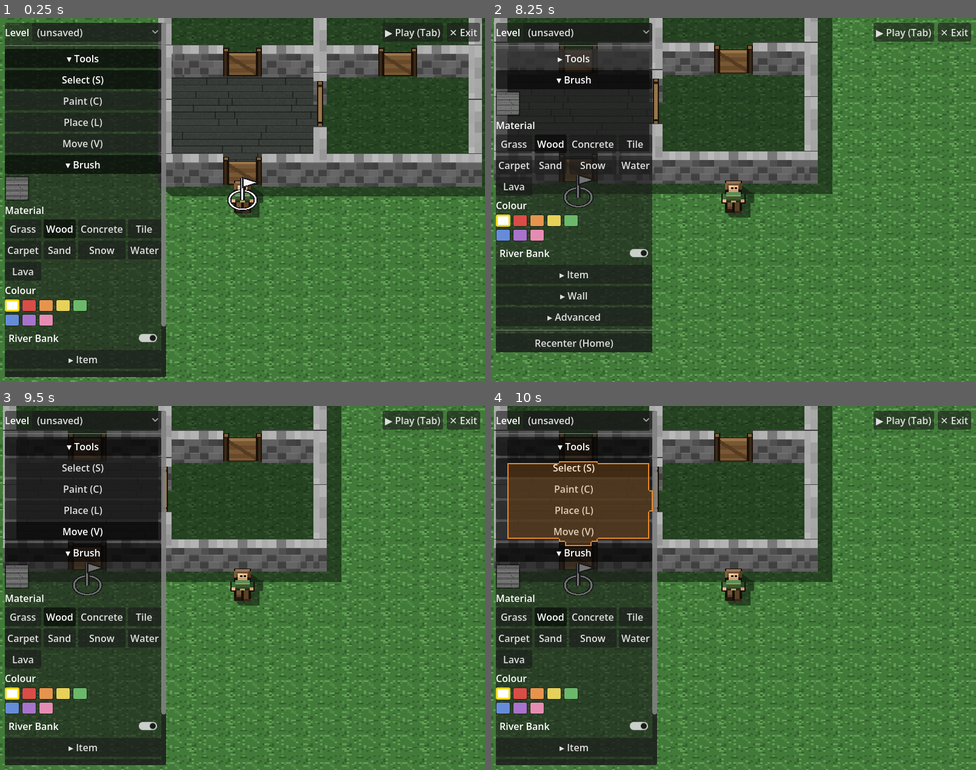
Above: before the commit, frames 1-4 (two rows, left to right).
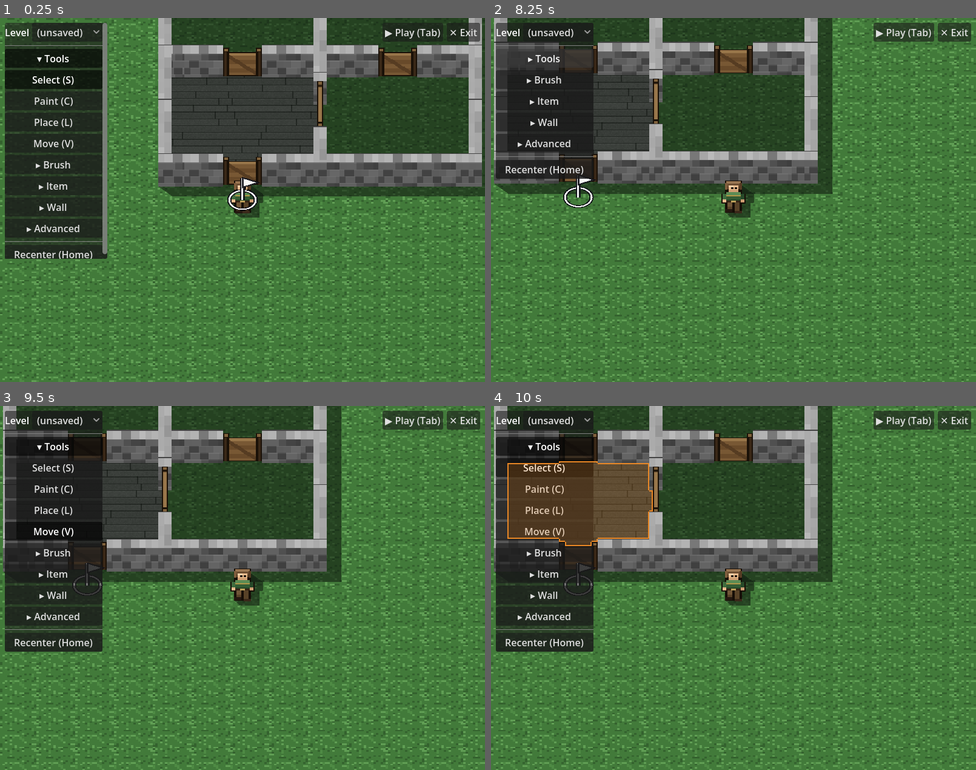
Above: after the commit, the same moments.

Repository: Malcolm-Malloy/grid-quest
Game: Godot game, scene res://main.tscn
Two runs of this game, one before a commit and one after it. Both use one fixed random seed, a clock stepped at 60 frames per second and the inputs below.
Inputs (mouse positions are in pixels of both pictures, inside the frame that each line leads up to):
- Up to frame 1 (0.25 s): no input
- Up to frame 2 (8.25 s): click "▶ Play (Tab)" at 0.5 s; click "■ Edit (Tab)" at 1.25 s; click "▶ Play (Tab)" at 2 s; tap Enter at 2.75 s; move the mouse to (840, 181) at 2.77 s; hold Right (ui_right) 2.78-3.5 s; tap Delete at 2.85 s; click (840, 181) at 2.92 s; drag from (636, 218) to (709, 272) at 3.52 s; move the mouse to (782, 119) at 4.27 s; hold Right (ui_right) 4.28-5 s; tap G at 4.35 s; drag from (709, 272) to (588, 145) at 5.02 s; move the mouse to (879, 254) at 5.77 s; hold Left (ui_left) 5.78-6.5 s; tap V at 5.85 s; drag from (588, 145) to (660, 109) at 6.52 s; tap Space at 7.25 s; move the mouse to (757, 200) at 7.27 s; hold Down (ui_down) 7.28-8 s; tap H at 7.35 s; click (757, 200) at 7.42 s; click "▾ Tools" at 8 s
- Up to frame 3 (9.5 s): click "▸ Tools" at 8.75 s
- Up to frame 4 (10 s): click "Select (S)" at 9.5 s

The runs differ from the first frame. In frame 1, 21% of the frame differs, in the area x 1-35%, y 1-99%; in frame 2, 20%; in frame 3, 20%; in frame 4, 19%.

Commit message:
Editor: the left strip's accordion opens one section at a time
Opening a section now folds every other one, so the strip stays one
screen of controls instead of growing as sections pile up open.
Collapsing the open one leaves them all shut - the header rows are
still the whole menu.

- _collapse_others is re-entry guarded: setting button_pressed re-fires
  toggled, which would otherwise bounce back in from each section it
  closes.
- Only Tools starts open now; Brush was the other expanded-by-default
  section. Selecting a floor or wall still auto-opens Brush or Wall and
  no longer folds its sibling by hand, since opening does that.
- Tests: dev/test_tool_strip asserts exactly one section open at
  startup and after switching, and none once you fold that one.

Co-Authored-By: Claude Opus 5 <noreply@anthropic.com>

Diff:
--- a/dev/test_tool_strip.gd
+++ b/dev/test_tool_strip.gd
@@ -82,6 +82,29 @@
 	_check("Tools starts expanded (content visible)", tools["content"].visible)
 	_check("Advanced starts collapsed (content hidden)", not adv["content"].visible)
 
+	# the accordion is EXCLUSIVE (2026-09-05): opening one section folds the rest, so the strip stays
+	# one screen of controls. Exactly one section is open at any time (or none, if you fold that one).
+	var open_now := 0
+	for t in ts._sections:
+		if ts._sections[t]["content"].visible:
+			open_now += 1
+	_check("exactly one section is open at startup", open_now == 1)
+	ts._set_section("Brush", true)
+	_check("opening Brush opened it", ts._sections["Brush"]["content"].visible)
+	_check("...and folded Tools", not tools["content"].visible)
+	var still_open := 0
+	for t in ts._sections:
+		if ts._sections[t]["content"].visible:
+			still_open += 1
+	_check("still exactly one open after switching", still_open == 1)
+	ts._set_section("Brush", false)
+	var none_open := 0
+	for t in ts._sections:
+		if ts._sections[t]["content"].visible:
+			none_open += 1
+	_check("folding the open one leaves them all shut", none_open == 0)
+	ts._set_section("Tools", true) # restore for the checks below
+
 	# the mode buttons live under Tools, not loose in the panel
 	_check("tool buttons are children of the Tools content", ts._tool_buttons[ts.T_SELECT].get_parent() == tools["content"])
 
--- a/ui/tool_strip.gd
+++ b/ui/tool_strip.gd
@@ -166,7 +166,9 @@
 	# panel"). Live-synced to FloorManager via its brush_changed signal.
 	var fm := get_node_or_null("../World/FloorManager")
 	if fm != null:
-		var brush := _add_section(vb, "Brush", true)
+		# collapsed at startup: with an exclusive accordion only one section can be open, and Tools is
+		# the one you always need. Selecting a floor opens this automatically (see _on_selection_changed).
+		var brush := _add_section(vb, "Brush", false)
 		# 4-column material grid: keeps the Brush section short as the roster grows (8 materials = 2 rows,
 		# not 4), so the panel needs little scrolling. Buttons hug their text, so 4 short labels stay narrow.
 		_brush_preview = _fill_brush_section(brush, fm.MENU, 4, _on_brush_material, fm.FLOOR_COLORS, _on_brush_color, _mat_buttons, _col_swatches)
@@ -247,12 +249,30 @@
 	header.toggled.connect(func(on: bool):
 		content.visible = on
 		header.text = _section_label(title, on)
+		if on:
+			_collapse_others(title) # ONE section open at a time (see _collapse_others)
 		call_deferred("_relayout")) # expanding/collapsing changes the body height
 	parent.add_child(header)
 	parent.add_child(content)
 	_sections[title] = {"header": header, "content": content}
 	return content
 
+# The accordion is EXCLUSIVE: opening a section folds every other one, so the strip stays one screen
+# of controls instead of growing as sections pile up open. Collapsing the open one leaves them all
+# shut, which is fine -- the header row is still the whole menu.
+# Guarded against re-entry: setting button_pressed fires `toggled`, which would otherwise bounce
+# straight back in here from each section we close.
+var _collapsing := false
+
+func _collapse_others(keep: String) -> void:
+	if _collapsing:
+		return
+	_collapsing = true
+	for title in _sections:
+		if title != keep:
+			_sections[title]["header"].button_pressed = false
+	_collapsing = false
+
 func _section_label(title: String, expanded: bool) -> String:
 	return ("▾ " if expanded else "▸ ") + title
 
@@ -271,19 +291,17 @@
 	if _sections.has(title):
 		_sections[title]["header"].button_pressed = expanded
 
-# surface the section matching the current selection: a wall selection opens Wall (and folds the floor
-# Brush), a floor selection opens Brush (and folds Wall), so the reflected material + colour are visible
-# and the panel never overflows with both open. No selection leaves the sections as the user set them.
+# surface the section matching the current selection: a wall selection opens Wall, a floor selection
+# opens Brush, so the reflected material + colour are visible. Folding the sibling is no longer done by
+# hand -- the exclusive accordion closes whatever else was open. No selection leaves the sections alone.
 func _on_selection_changed() -> void:
 	var fm := get_node_or_null("../World/FloorManager")
 	if fm == null:
 		return
 	if fm.has_wall_selection():
 		_set_section("Wall", true)
-		_set_section("Brush", false)
 	elif fm.has_floor_selection():
 		_set_section("Brush", true)
-		_set_section("Wall", false)
 
 # --- Brush panel: swatches + live highlight of the active material/colour ---
 
Not shown, added: dev/test_play_clears.gd.uid
Not shown, changed: ROADMAP.md
